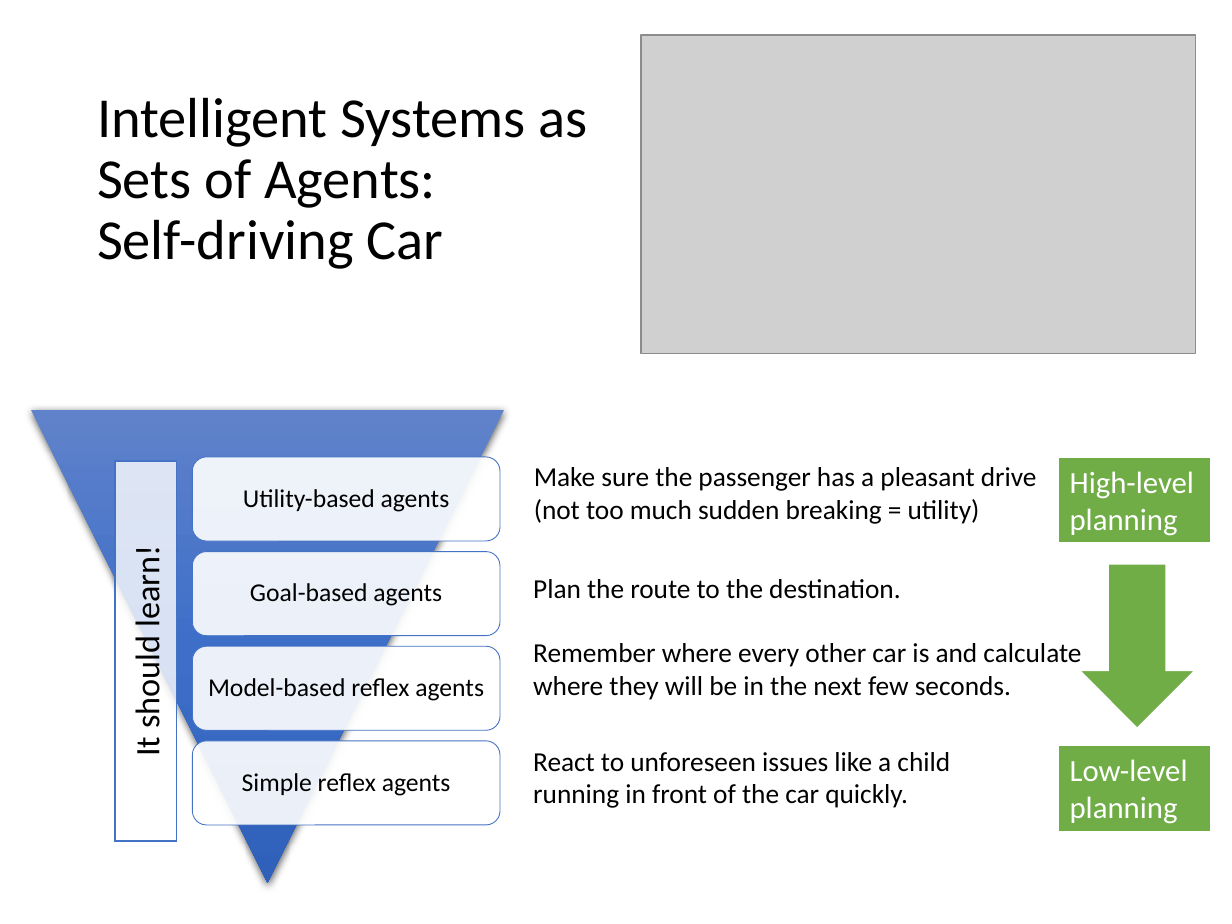
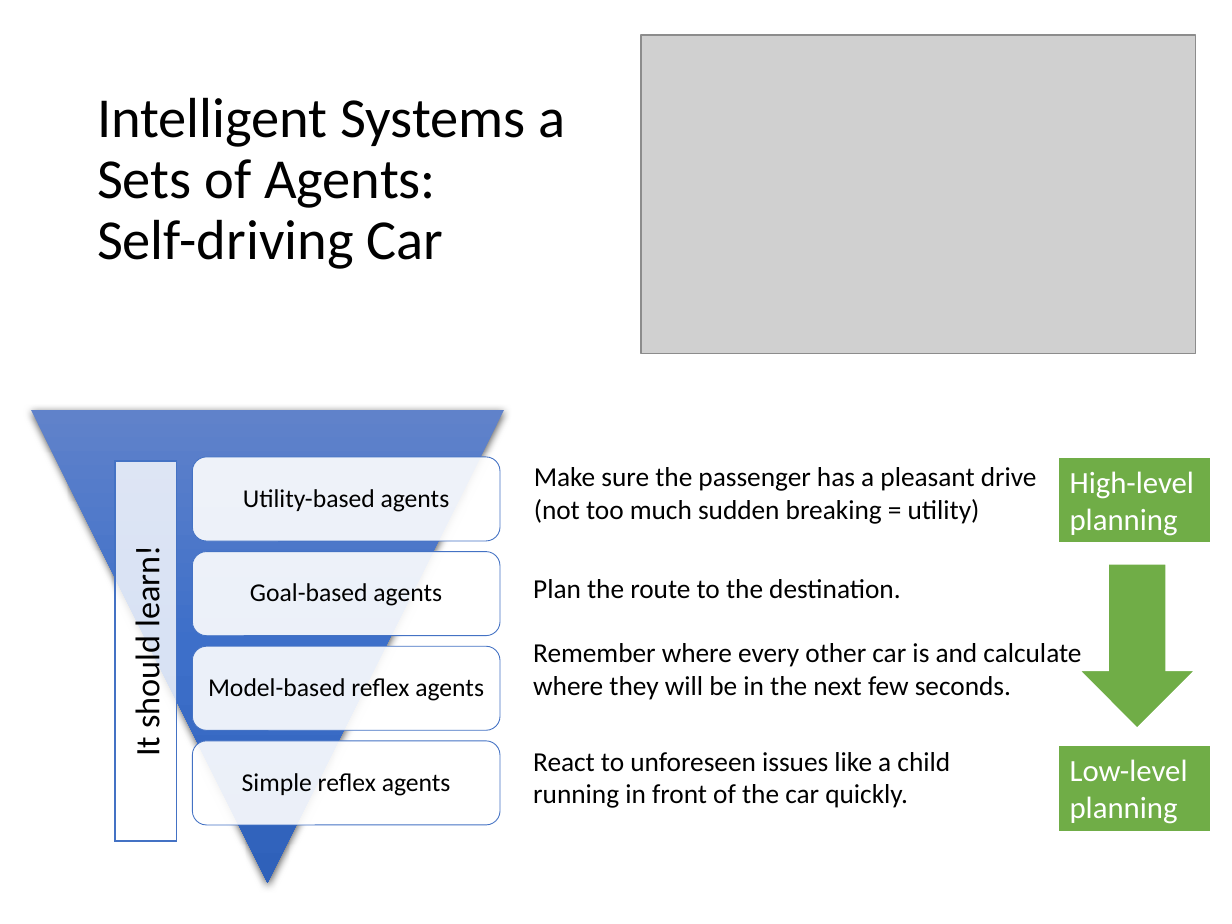
Before and after one commit to mhahsler/CS7320-AI, a slide deck: slide 40 of slides/02_agents.pptx. Drawn at 1232x924 pixels with LibreOffice and Linux fonts; fonts in the diff are those of the drawing; grey boxes stand for pictures. Boxes give left, top, right and bottom in pixels: in the first picture for what was removed or moved away, otherwise in the second. Text is boxed around its words. In the diff, an @@ line names an element or a change of style, - is before the commit and + after.

```diff
--- a/slides/02_agents.pptx
+++ b/slides/02_agents.pptx
@@ title at box(97, 97, 565, 269): text changed @@
-Intelligent Systems as
-Sets of Agents:
-Self-driving Car
+Intelligent Systems a
+Sets of Agents:
+Self-driving Car
```
Also in this commit, not shown: 1 other slide changed, 1 other file.
